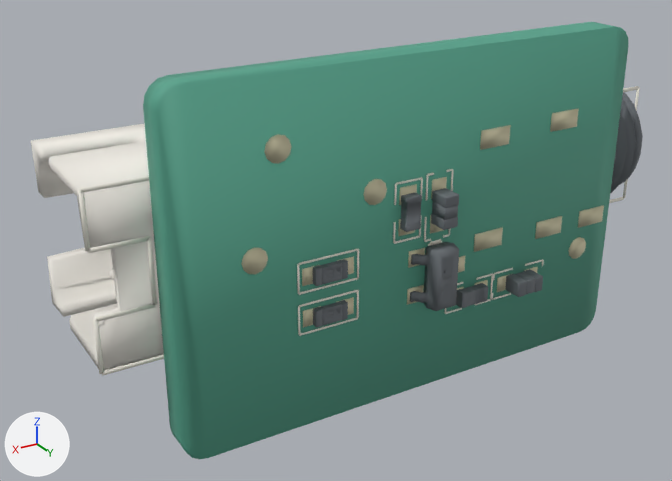
Before and after pictures for a commit that changed the glTF model public/models/mynd/pcb-jack-line-in.glb.
Camera for both pictures: a 50 mm camera at (23.5, 32.4, 16.4) aimed at (1.7, -3.8, -1.7). Arrows for +X, +Y and +Z are at lower left; the lights stay in place. The picture after the commit comes second.

Names of what the first picture shows: 'body', 'pads', 'pcb', 'plastic', 'silk'.
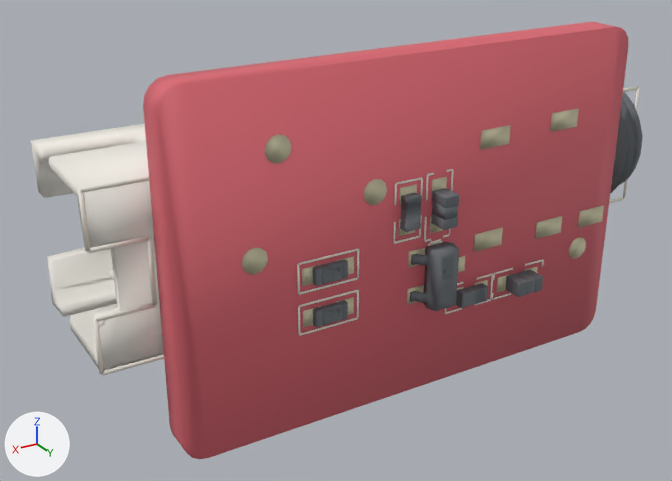
Boxes (x1, y1, x2, y2) around the edits, measured in the pictures (672 x 481 px):
'pcb', recoloured (green to red)
    both: (143, 22, 628, 459)

Edits to the bpy script that builds the scene:
```text
Change mat_pcb:
    mat_pcb.base_color: (0.0941, 0.369, 0.263) -> (0.71, 0.137, 0.169)  # green #56a48c -> red #db6772
```
